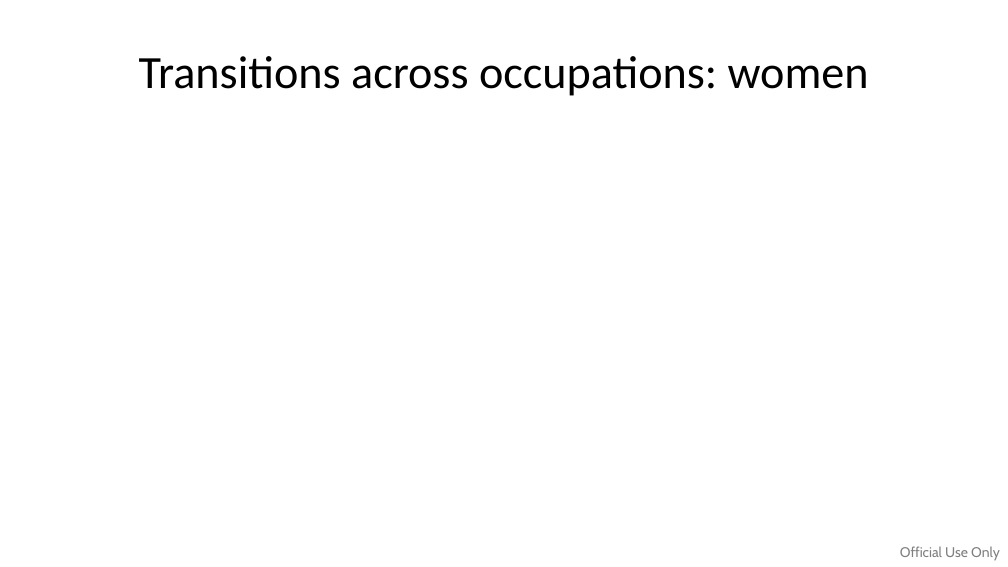
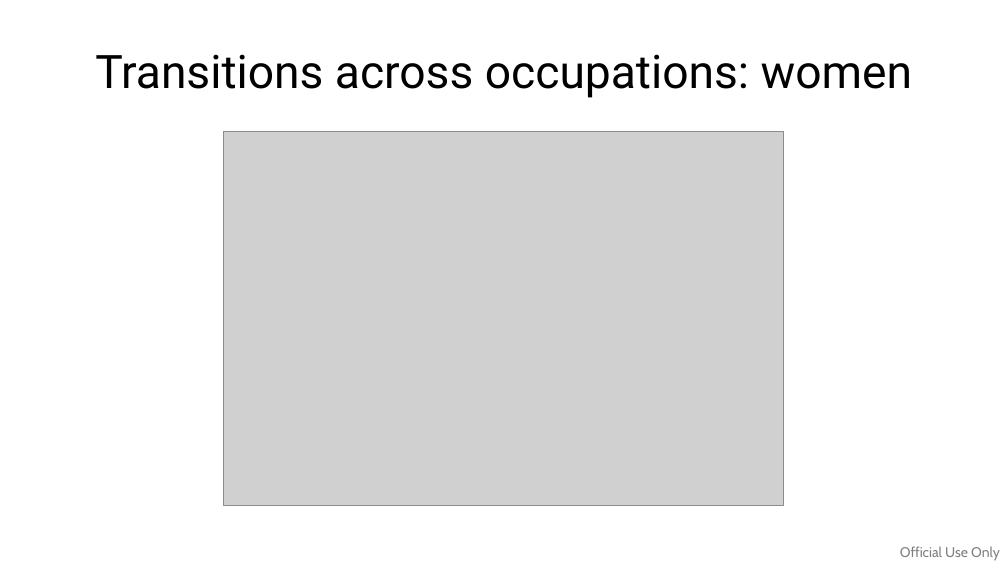
Before and after one commit to WB-PIDA-Data-Science-Shop/govhr-pry, a slide deck: slide 23 of analysis/source/govhr.pptx (slide 21 before the commit). Drawn at 1008x567 pixels with LibreOffice and Linux fonts; fonts in the diff are those of the drawing; grey boxes stand for pictures. Boxes give left, top, right and bottom in pixels: in the first picture for what was removed or moved away, otherwise in the second. Text is boxed around its words. In the diff, an @@ line names an element or a change of style, - is before the commit and + after.

```diff
--- a/analysis/source/govhr.pptx
+++ b/analysis/source/govhr.pptx
@@ title "Transitions across occupations: women" at (95,54,912,98): font Calibri to Roboto @@
@@ picture added at (224,132,784,506) @@
```
Also in this commit, not shown: 41 other slides changed, 6 slides added, 1 slide removed, 4 other files.
